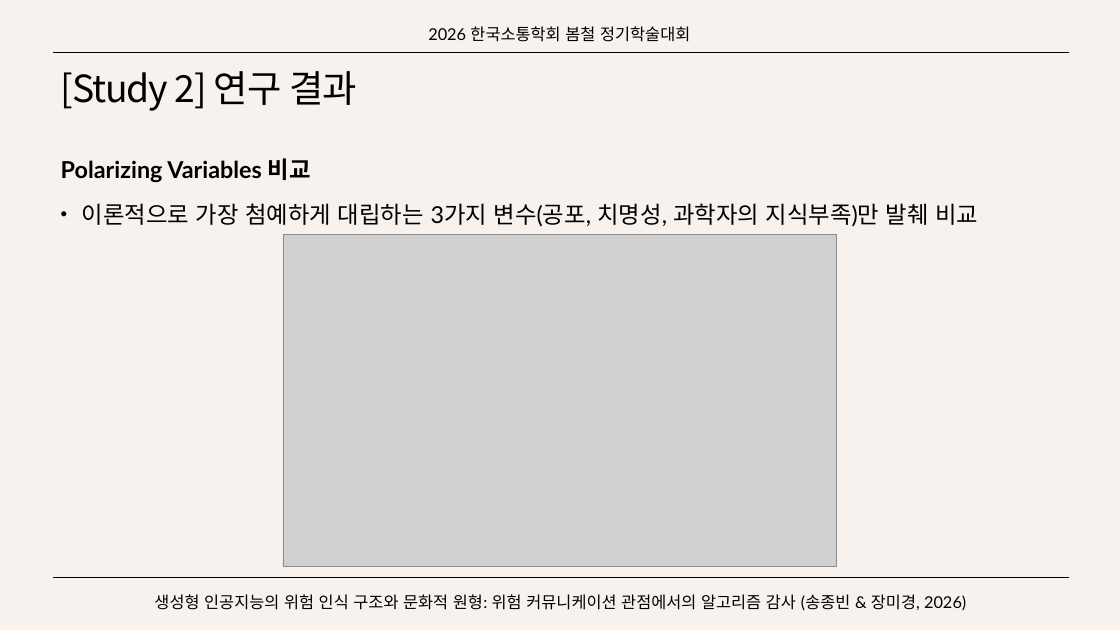
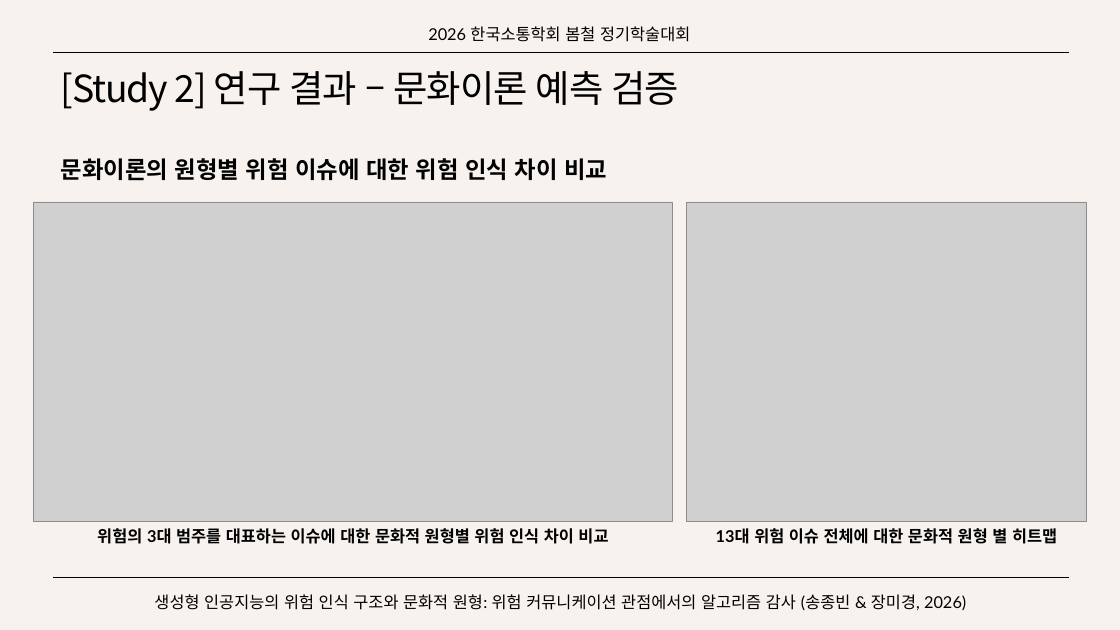
Before and after one commit to SongJongbeen/26-1, a slide deck: slide 27 of 연구/소통학회/생성형 인공지능의 위험 인식 구조와 문화적 원형.pptx. Drawn at 1120x630 pixels with LibreOffice and Linux fonts; fonts in the diff are those of the drawing; grey boxes stand for pictures. Boxes give left, top, right and bottom in pixels: in the first picture for what was removed or moved away, otherwise in the second. Text is boxed around its words. In the diff, an @@ line names an element or a change of style, - is before the commit and + after.

```diff
--- a/연구/소통학회/생성형 인공지능의 위험 인식 구조와 문화적 원형.pptx
+++ b/연구/소통학회/생성형 인공지능의 위험 인식 구조와 문화적 원형.pptx
@@ title at [61, 71, 680, 111]: text changed @@
-[Study 2] 연구 결과
+[Study 2] 연구 결과 – 문화이론 예측 검증
@@ text at [61, 158, 608, 181]: text changed; bold on @@
-Polarizing Variables 비교
-• 이론적으로 가장 첨예하게 대립하는 3가지 변수(공포, 치명성, 과학자의 지식부족)만 발췌 비교
+문화이론의 원형별 위험 이슈에 대한 위험 인식 차이 비교
@@ picture removed at [283, 234, 837, 567] @@
@@ group added at [34, 202, 1087, 547]: 2 pictures, 2 texts @@
+위험의 3대 범주를 대표하는 이슈에 대한 문화적 원형별 위험 인식 차이 비교
+13대 위험 이슈 전체에 대한 문화적 원형 별 히트맵
```
Also in this commit, not shown: 8 other slides changed, 7 slides added, 16 other files.
